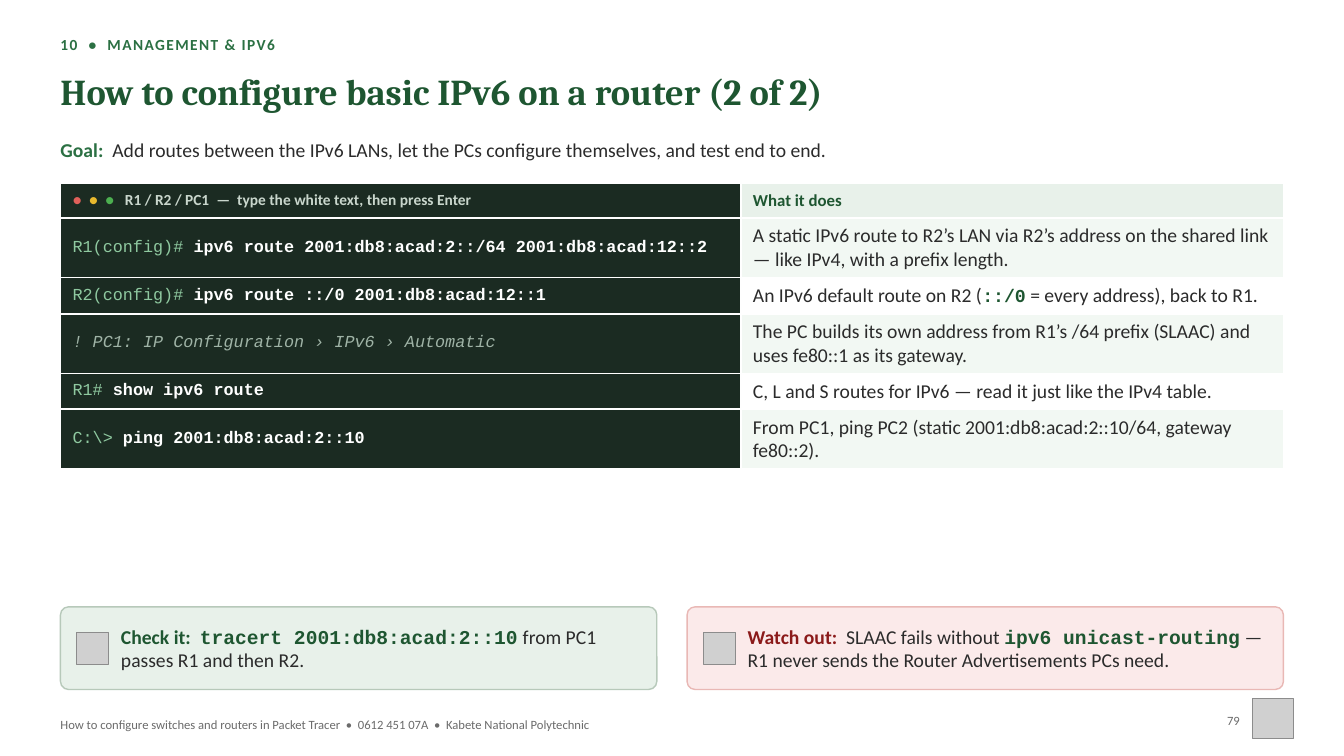
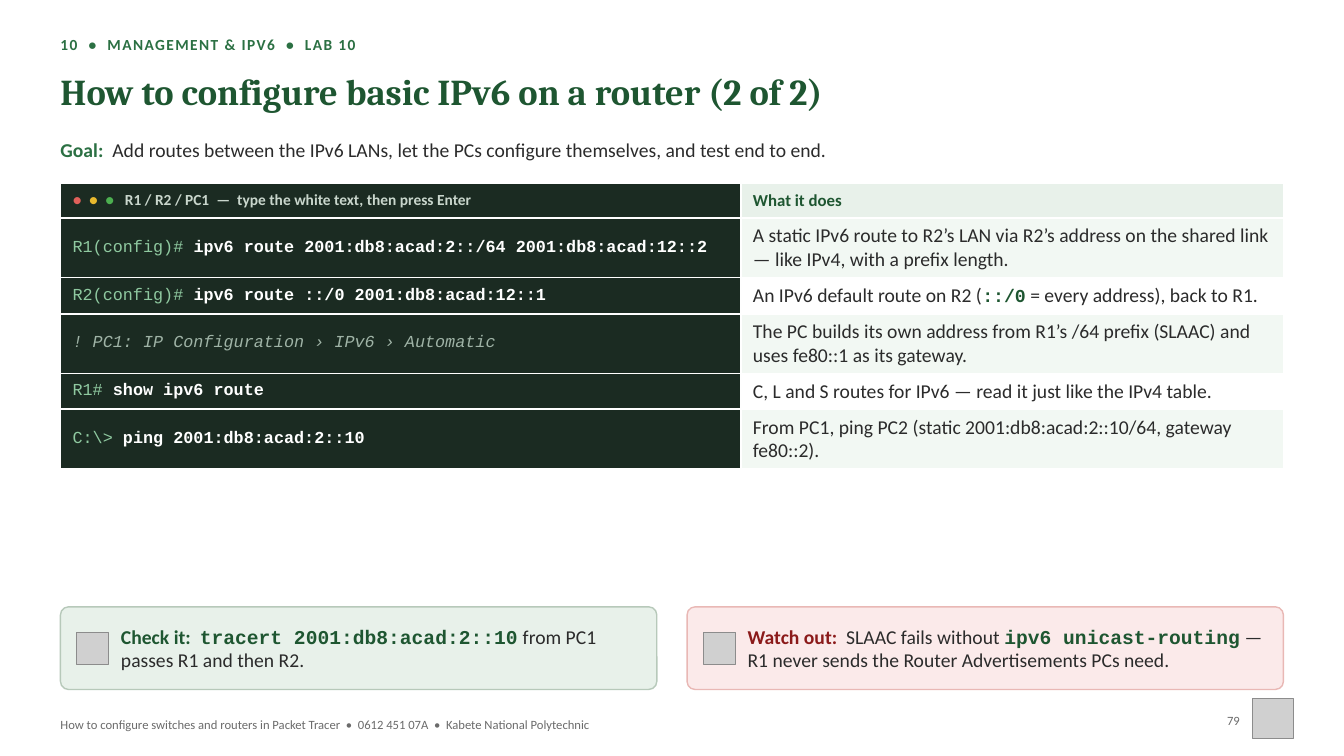
Before and after one commit to proJacob/israel, a slide deck: slide 79 of Packet_Tracer_CLI_Workbook_0612_451_07A.pptx. Drawn at 1344x756 pixels with LibreOffice and Linux fonts; fonts in the diff are those of the drawing; grey boxes stand for pictures; background and template pictures are left out. Boxes give left, top, right and bottom in pixels: in the first picture for what was removed or moved away, otherwise in the second. Text is boxed around its words. In the diff, an @@ line names an element or a change of style, - is before the commit and + after.

```diff
--- a/Packet_Tracer_CLI_Workbook_0612_451_07A.pptx
+++ b/Packet_Tracer_CLI_Workbook_0612_451_07A.pptx
@@ text at box(60, 39, 355, 50): text changed @@
-10 • MANAGEMENT & IPV6
+10 • MANAGEMENT & IPV6 • LAB 10
```
Also in this commit, not shown: 25 other slides changed, 8 other files.
